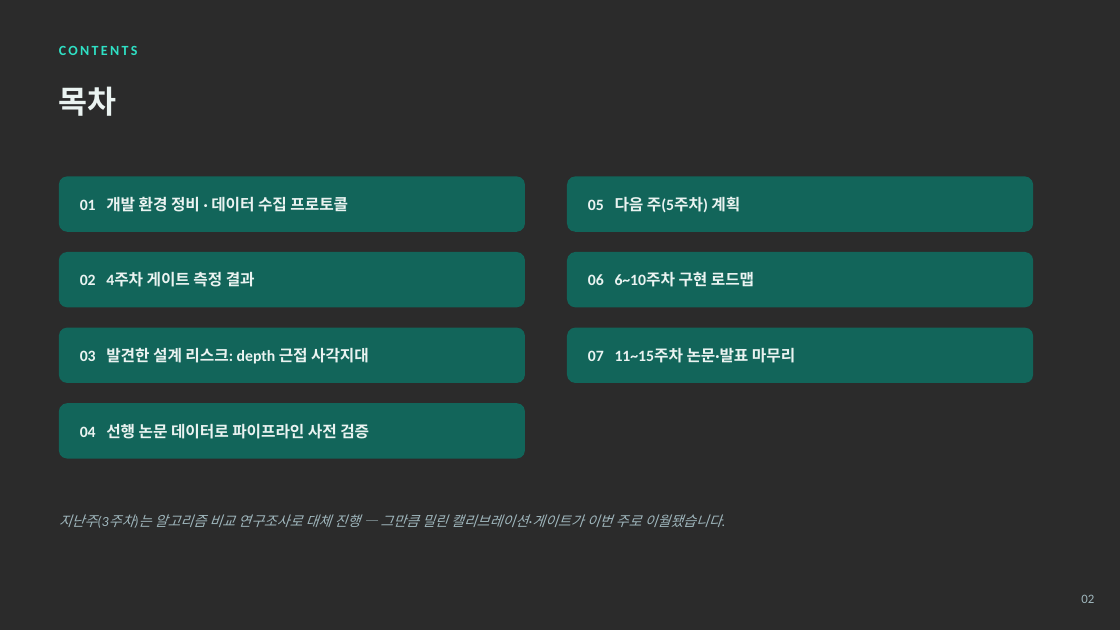
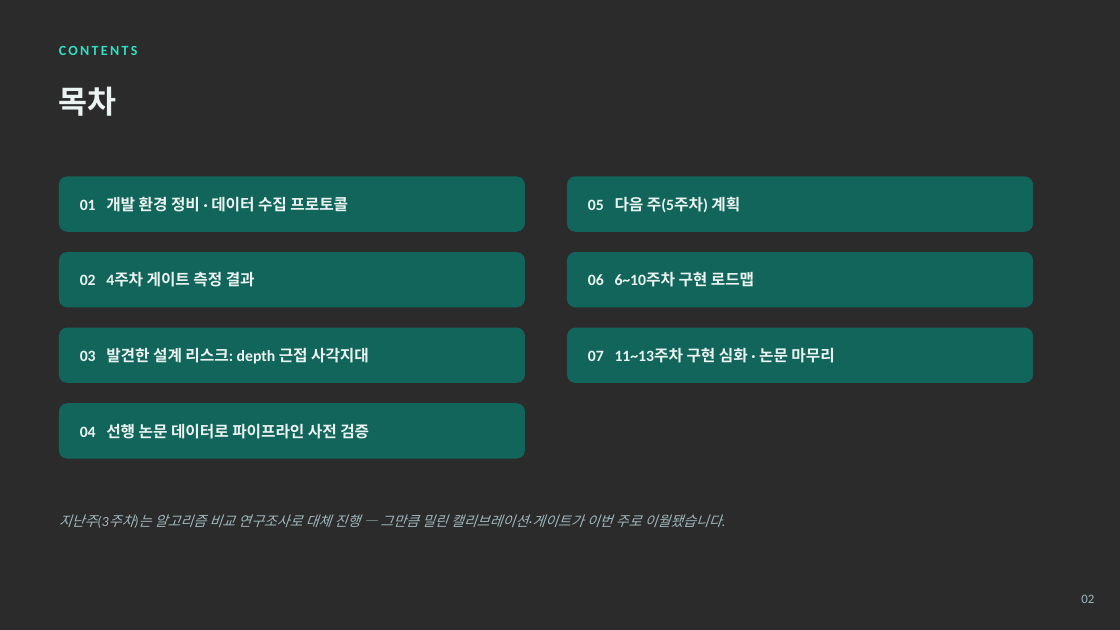
Before and after one commit to gianpark/AIoT-Project, a slide deck: slide 2 of barunjase_week4.pptx. Drawn at 1120x630 pixels with LibreOffice and Linux fonts; fonts in the diff are those of the drawing; background and template pictures are left out; a plain dark background stands for a picture behind light text. Boxes give left, top, right and bottom in pixels: in the first picture for what was removed or moved away, otherwise in the second. Text is boxed around its words. In the diff, an @@ line names an element or a change of style, - is before the commit and + after.

```diff
--- a/barunjase_week4.pptx
+++ b/barunjase_week4.pptx
@@ text at <box>588,347,834,363</box>: text changed @@
-07 11~15주차 논문·발표 마무리
+07 11~13주차 구현 심화 · 논문 마무리
```
Also in this commit, not shown: 1 other slide changed, 3 other files.
